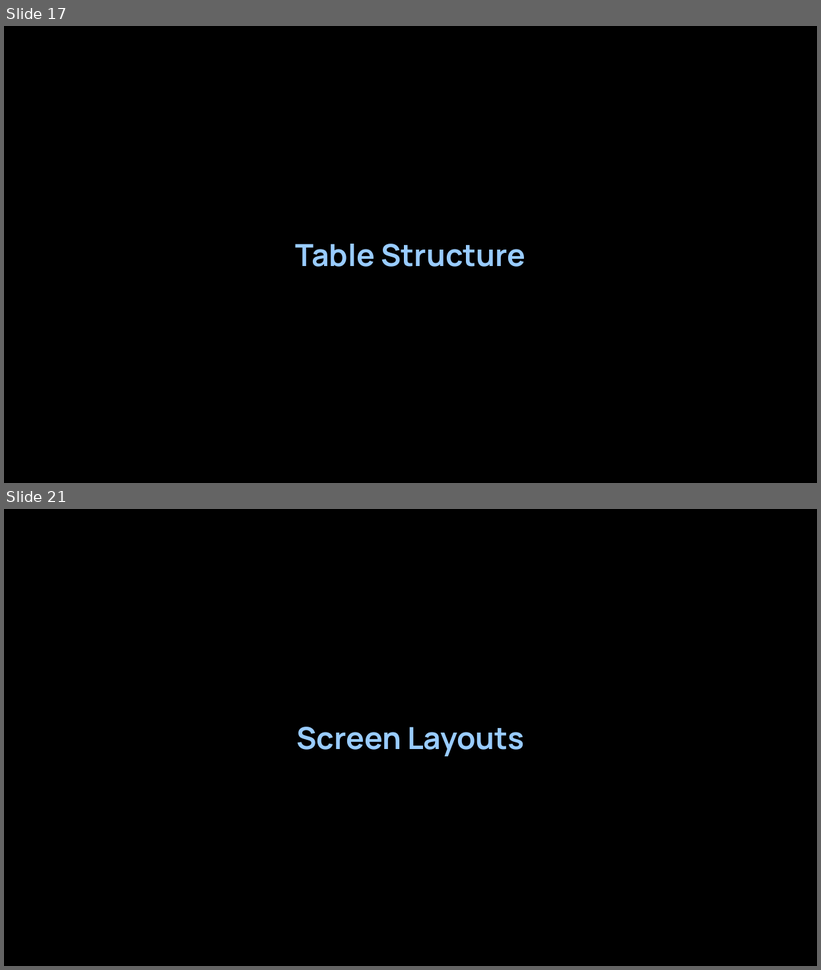
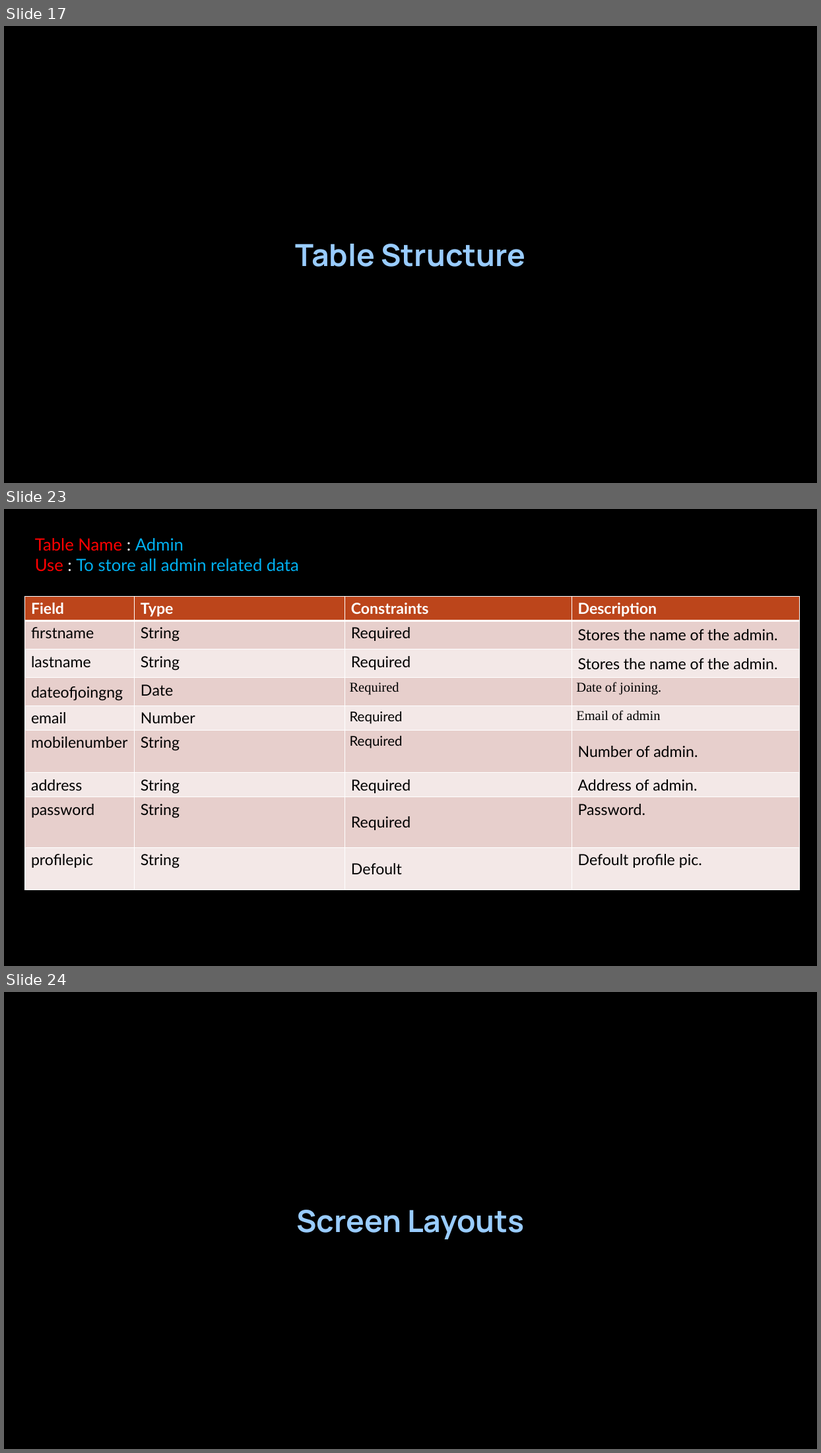
Before and after one commit to Abhishek200-1/Food-Delivery-Website, a slide deck: Documptation & PPT/NomNomGo..pptx. Shown one above the other, each under a label of ours: slides 17 and 21 before the commit, slides 17, 23 and 24 after it; the slides between them are not shown. The pictures are 821x970 and 821x1453 pixels, drawn with LibreOffice and Linux fonts; fonts in the diff are those of the drawing; background and template pictures are left out. Boxes give left, top, right and bottom in pixels: in the first picture for what was removed or moved away, otherwise in the second. Text is boxed around its words. In the diff, an @@ line names an element or a change of style, - is before the commit and + after.

```diff
--- a/Documptation & PPT/NomNomGo..pptx
+++ b/Documptation & PPT/NomNomGo..pptx
@@ slide 23 added at (x1=4, y1=509, x2=817, y2=966), background picture (left out) @@
@@ text added at (x1=35, y1=538, x2=299, y2=572), 20 pt, text #00B0F0 @@
+Table Name : Admin
+Use : To store all admin related data
@@ table added at (x1=24, y1=596, x2=799, y2=890), 9 rows, 4 columns @@
+Field | Type | Constraints | Description
+firstname | String | Required | Stores the name of the admin.
+lastname | String | Required | Stores the name of the admin.
+dateofjoingng | Date | Required | Date of joining.
+email | Number | Required | Email of admin
+mobilenumber | String | Required | Number of admin.
+address | String | Required | Address of admin.
+password | String | Required | Password.
+profilepic | String | Defoult | Defoult profile pic.
@@ what was slide 21 is now slide 24 @@
```
Also in this commit, not shown: 7 slides changed, 2 other slides added, 1 slide removed.
